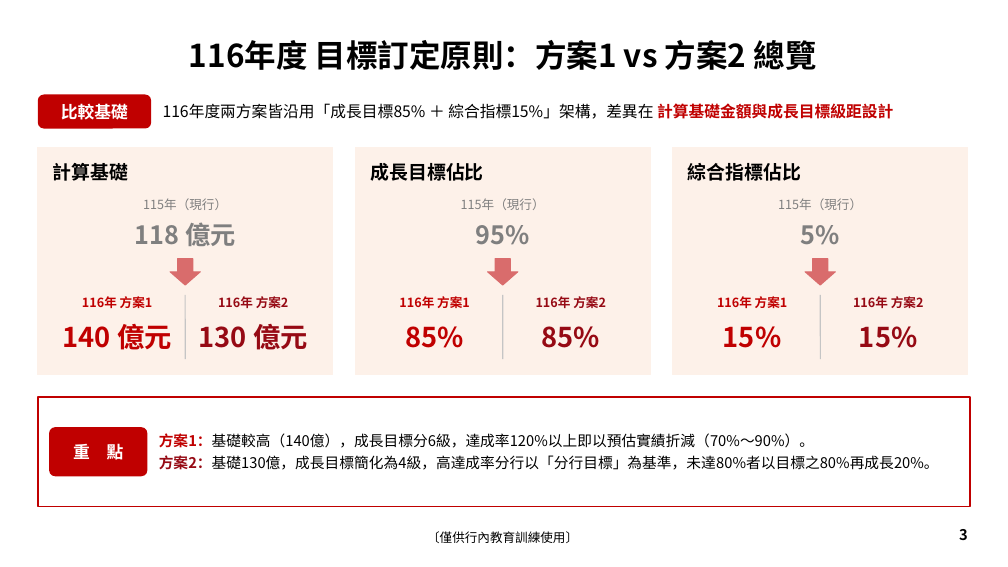
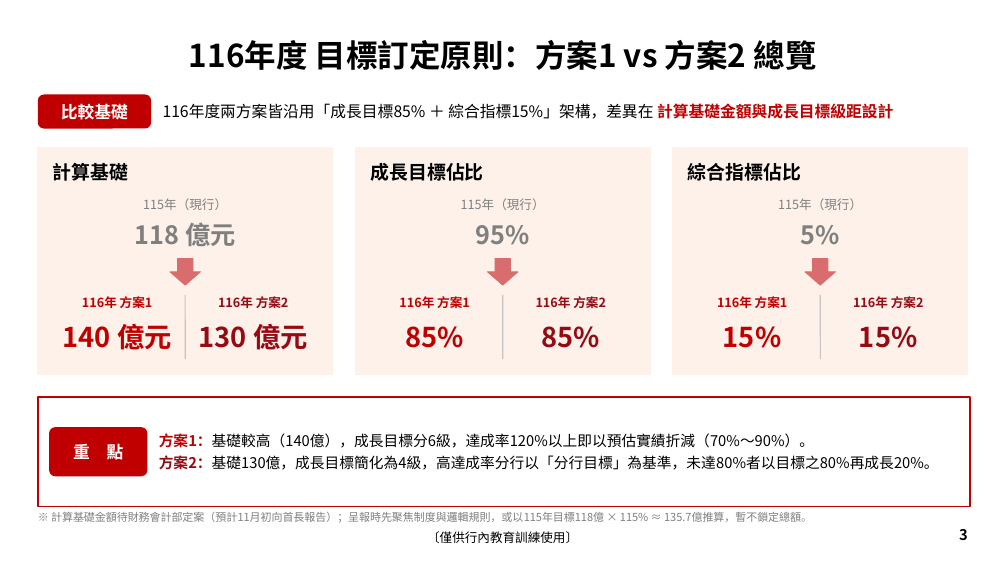
Before and after one commit to LuoGuoFong/TEST, a slide deck: slide 3 of output/財管手收目標訂定原則比較_115vs116方案.pptx. Drawn at 1008x567 pixels with LibreOffice and Linux fonts; fonts in the diff are those of the drawing; background and template pictures are left out. Boxes give left, top, right and bottom in pixels: in the first picture for what was removed or moved away, otherwise in the second. Text is boxed around its words. In the diff, an @@ line names an element or a change of style, - is before the commit and + after.

```diff
--- a/output/財管手收目標訂定原則比較_115vs116方案.pptx
+++ b/output/財管手收目標訂定原則比較_115vs116方案.pptx
@@ text added at <box>51,512,812,523</box>, 10.5 pt, text #7F7F7F @@
+※ 計算基礎金額待財務會計部定案（預計11月初向首長報告）；呈報時先聚焦制度與邏輯規則，或以115年目標118億 × 115% ≈ 135.7億推算，暫不鎖定總額。
```
Also in this commit, not shown: 1 other slide changed, 2 slides added.
